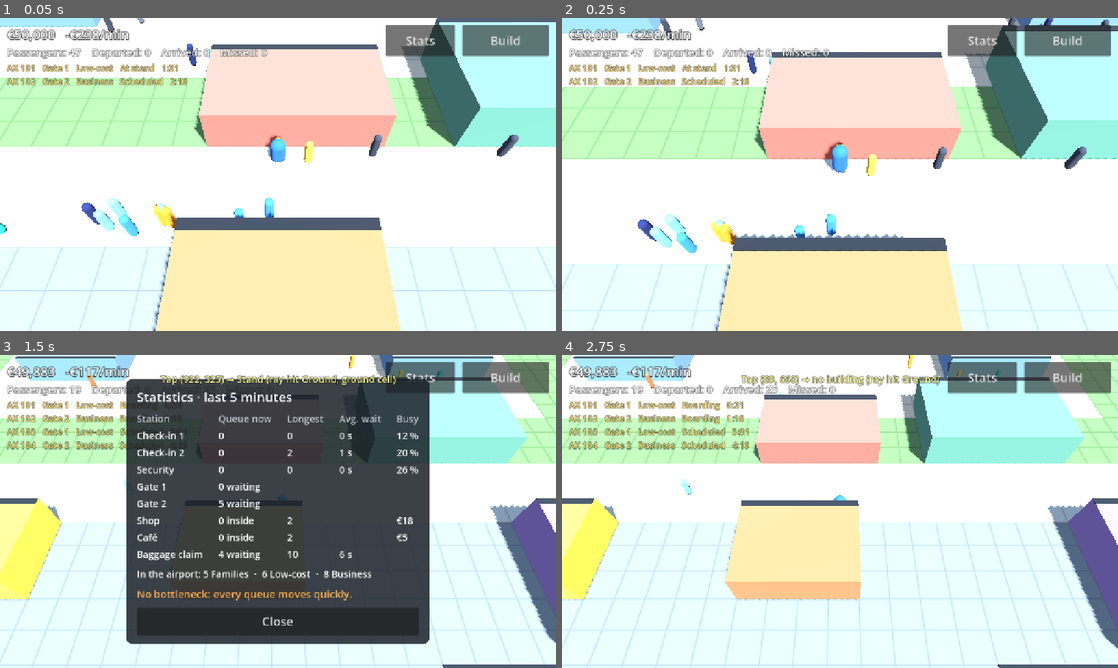
Above: before the commit, frames 1-4 (two rows, left to right).
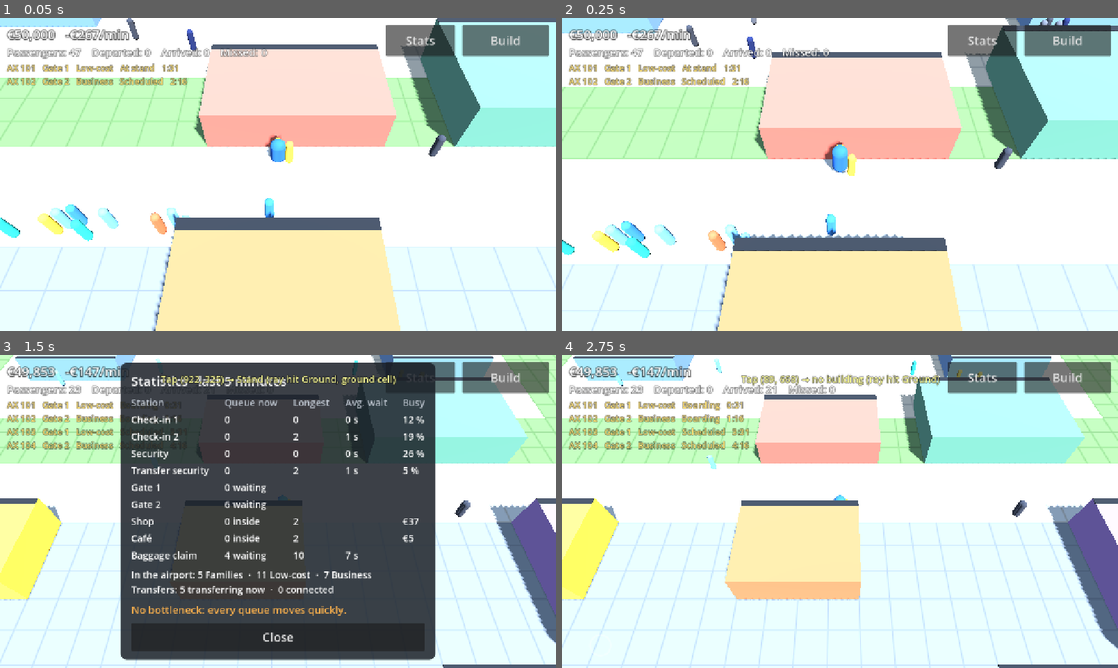
Above: after the commit, the same moments.

Repository: jakobmaier16-pixel/airport-idle
Game: Godot game, scene res://tests/screenshots.tscn
Same seed, same stepped clock (60 frames per second), same inputs: the game is played once before the commit and once after it. This scene is started directly instead of the project's main scene.
Inputs (mouse positions are in pixels of both pictures, inside the frame that each line leads up to):
- Up to frame 1 (0.05 s): no input
- Up to frame 2 (0.25 s): no input
- Up to frame 3 (1.5 s): move the mouse to (400, 495) at 0.52 s; hold D (move_right) 0.53-1.25 s; click (400, 495) at 0.67 s; drag from (166, 527) to (250, 574) at 1.27 s
- Up to frame 4 (2.75 s): click "Manager" at 2 s

The runs differ from the first frame. In frame 1, 2.5% of the frame differs, in the area x 0-94%, y 0-72%; in frame 2, 2.8%; in frame 3, 17%, in the area x 7-85%, y 0-98%; in frame 4, 0.5%.
Error in both runs: Invalid access to property or key 'footprint' on a base object of type 'Nil'. (res://scenes/build/build_mode.gd:290)

Commit message:
Transfer passengers and transfer security
- Some arriving passengers connect to another flight (Business 25 %,
  Holiday 10 %, Low-cost 5 %): they skip baggage claim, go through
  transfer security, may shop, and board a flight departing at least
  2.5 min later; not on board in time = missed connection
- Transfer security (airside, 4x3, 2 lanes, staffed, +1 lane upgrade)
- Connections are only sold while a staffed, connected transfer security
  exists; hiring/dismissing re-checks the route
- Stats: transferring now and connected; showcase: transfer security
  with a corridor loop beside gate 2
- Test runner: a test file that doesn't load is reported as FAIL instead
  of hanging the run; CLAUDE.md notes the lambda-capture pitfall
- 6 transfer tests (136 total)

Co-Authored-By: Claude Opus 5.5 <noreply@anthropic.com>

Diff:
--- a/data/buildings/catalog.tres
+++ b/data/buildings/catalog.tres
@@ -10,7 +10,8 @@
 [ext_resource type="Resource" path="res://data/buildings/shop.tres" id="7_shop"]
 [ext_resource type="Resource" path="res://data/buildings/cafe.tres" id="8_cafe"]
 [ext_resource type="Resource" path="res://data/buildings/baggage_claim.tres" id="9_baggage_claim"]
+[ext_resource type="Resource" path="res://data/buildings/transfer_security.tres" id="10_transfer_security"]
 
 [resource]
 script = ExtResource("1_catalog")
-types = Array[ExtResource("1_type")]([ExtResource("2_entrance"), ExtResource("3_check_in"), ExtResource("4_security"), ExtResource("5_gate"), ExtResource("6_aircraft_stand"), ExtResource("7_shop"), ExtResource("8_cafe"), ExtResource("9_baggage_claim")])
+types = Array[ExtResource("1_type")]([ExtResource("2_entrance"), ExtResource("3_check_in"), ExtResource("4_security"), ExtResource("5_gate"), ExtResource("6_aircraft_stand"), ExtResource("7_shop"), ExtResource("8_cafe"), ExtResource("9_baggage_claim"), ExtResource("10_transfer_security")])
--- /dev/null
+++ b/data/buildings/transfer_security.tres
@@ -0,0 +1,32 @@
+[gd_resource type="Resource" script_class="BuildingType" format=3]
+
+[ext_resource type="Script" path="res://scripts/resources/building_type.gd" id="1_type"]
+[ext_resource type="Script" path="res://scripts/resources/station_upgrade.gd" id="2_upgrade"]
+
+[sub_resource type="Resource" id="Upgrade_level_2"]
+script = ExtResource("2_upgrade")
+title = "+1 lane"
+cost = 3000.0
+extra_running_cost_per_minute = 2.0
+extra_slots = 1
+service_time_factor = 1.0
+build_seconds = 0.0
+
+[resource]
+script = ExtResource("1_type")
+id = &"transfer_security"
+display_name = "Transfer security"
+category = "Terminal"
+footprint = Vector2i(4, 3)
+zone_rule = 1
+is_solid = true
+front_access = 1
+back_access = 1
+role = 8
+build_cost = 4000.0
+running_cost_per_minute = 8.0
+service_slots = 2
+service_time = 6.0
+color = Color(0.78, 0.5, 0.55, 1)
+height = 2.5
+upgrades = Array[ExtResource("2_upgrade")]([SubResource("Upgrade_level_2")])
--- a/scenes/ui/hud.gd
+++ b/scenes/ui/hud.gd
@@ -273,7 +273,8 @@
 	var parts: PackedStringArray = []
 	for type_name in ["Families", "Low-cost", "Business"]:
 		parts.append("%d %s" % [counts.get(type_name, 0), type_name])
-	_types_label.text = "In the airport: " + "  ·  ".join(parts)
+	_types_label.text = "In the airport: " + "  ·  ".join(parts) \
+		+ "\nTransfers: %d transferring now  ·  %d connected" % [flow.transferring_count(), flow.transferred_count]
 	if bottleneck != null:
 		_bottleneck_label.text = "Bottleneck: %s · avg wait %d s" % [
 			flow.station_label(bottleneck.building), roundi(bottleneck.average_wait(flow.time))]
@@ -295,7 +296,7 @@
 	var lines: PackedStringArray = []
 	var role := building.type.role
 	var station := Airport.passenger_flow.station_for(building)
-	if role == BuildingType.Role.CHECK_IN or role == BuildingType.Role.SECURITY:
+	if role in [BuildingType.Role.CHECK_IN, BuildingType.Role.SECURITY, BuildingType.Role.TRANSFER_SECURITY]:
 		var unit := "counters" if role == BuildingType.Role.CHECK_IN else "lanes"
 		lines.append("%d %s · %.1f s per passenger" % [building.service_slots(), unit, building.service_time()])
 		if station != null:
--- a/scripts/autoload/airport.gd
+++ b/scripts/autoload/airport.gd
@@ -27,6 +27,7 @@
 const SALARIES: Dictionary = {
 	BuildingType.Role.CHECK_IN: 8.0,
 	BuildingType.Role.SECURITY: 10.0,
+	BuildingType.Role.TRANSFER_SECURITY: 10.0,
 }
 ## Fictional names for new employees.
 const FIRST_NAMES: Array[String] = [
@@ -160,6 +161,8 @@
 	employee.salary_per_minute = SALARIES[building.type.role]
 	staff.append(employee)
 	_update_running_cost()
+	# Staffing decides whether e.g. transfer security works (design doc §8.9).
+	passenger_flow.refresh_route()
 	staff_changed.emit(building)
 	return employee
 
@@ -171,6 +174,7 @@
 		return false
 	staff.erase(working[-1])
 	_update_running_cost()
+	passenger_flow.refresh_route()
 	staff_changed.emit(building)
 	return true
 
--- a/scripts/dev/showcase_airport.gd
+++ b/scripts/dev/showcase_airport.gd
@@ -34,6 +34,11 @@
 
 	# Arrivals: baggage claim on the border next to security, out into the landside hall (§8.8).
 	Airport.place_building(catalog.find(&"baggage_claim"), Vector2i(37, 27), 0)
+
+	# Transfers (§8.9): transfer security beside gate 2; a small corridor loop leads from its back
+	# exit (row 37) round to the gates' walkway again.
+	Airport.paint_walkway(_cells(Vector2i(47, 34), Vector2i(7, 4)), true)
+	Airport.place_building(catalog.find(&"transfer_security"), Vector2i(47, 34), 0)
 
 	# Airside shopping between the gates (design doc §8.6).
 	Airport.place_building(catalog.find(&"shop"), Vector2i(22, 34), 0)
--- a/scripts/resources/building_type.gd
+++ b/scripts/resources/building_type.gd
@@ -20,7 +20,7 @@
 }
 
 ## What the building does in the passenger flow (design doc §8.4).
-enum Role { NONE, ENTRANCE, CHECK_IN, SECURITY, GATE, AIRCRAFT_STAND, SHOP, BAGGAGE_CLAIM }
+enum Role { NONE, ENTRANCE, CHECK_IN, SECURITY, GATE, AIRCRAFT_STAND, SHOP, BAGGAGE_CLAIM, TRANSFER_SECURITY }
 
 ## Stable internal name, used for save games. Never change it once players have saves.
 @export var id: StringName
--- a/scripts/simulation/flight_schedule.gd
+++ b/scripts/simulation/flight_schedule.gd
@@ -34,6 +34,10 @@
 const FAMILY: PassengerType = preload("res://data/passengers/family.tres")
 const LOW_COST: PassengerType = preload("res://data/passengers/low_cost.tres")
 const BUSINESS: PassengerType = preload("res://data/passengers/business.tres")
+## Share of a route's arriving passengers who connect to another flight (design doc §8.9).
+const TRANSFER_SHARES: Dictionary = {"Holiday": 0.1, "Low-cost": 0.05, "Business": 0.25}
+## A connecting flight must depart at least this long after the transfer passenger deplanes.
+const MIN_CONNECTION: float = 150.0
 ## Route types and their passenger mix: [families, low-cost, business] shares.
 const ROUTES: Dictionary = {
 	"Holiday": [0.7, 0.2, 0.1],
--- a/scripts/simulation/passenger.gd
+++ b/scripts/simulation/passenger.gd
@@ -20,6 +20,8 @@
 var type: PassengerType = null
 ## Arriving passengers (design doc §8.8) came off `flight`'s inbound plane and are heading out.
 var is_arriving: bool = false
+## Transfer passengers (design doc §8.9) came off an inbound plane; `flight` is their connection.
+var is_transfer: bool = false
 ## Arriving: whether they wait for a checked bag, and when it comes off the belt.
 var has_bag: bool = false
 var bag_ready_at: float = 0.0
--- a/scripts/simulation/passenger_flow.gd
+++ b/scripts/simulation/passenger_flow.gd
@@ -39,6 +39,12 @@
 var missed_count: int = 0
 ## Arriving passengers who have left the airport (design doc §8.8).
 var arrived_count: int = 0
+## Transfer passengers who boarded their connecting flight (design doc §8.9).
+var transferred_count: int = 0
+## True while a working transfer security lets the airport sell connections.
+var transfers_possible: bool = false
+## Tests only: if 0 or more, replaces every route's transfer share.
+var transfer_share_override: float = -1.0
 ## What is missing for a complete route, or "" if passengers can flow.
 var route_problem: String = ""
 
@@ -82,7 +88,7 @@
 ## Every station in a stable order: check-ins, security, gates, each in the order they were built.
 func stations() -> Array[Station]:
 	var result: Array[Station] = []
-	for role in [Role.CHECK_IN, Role.SECURITY, Role.GATE, Role.SHOP, Role.BAGGAGE_CLAIM]:
+	for role in [Role.CHECK_IN, Role.SECURITY, Role.TRANSFER_SECURITY, Role.GATE, Role.SHOP, Role.BAGGAGE_CLAIM]:
 		for building in Airport.buildings:
 			if building.type.role == role and _stations.has(building):
 				result.append(_stations[building])
@@ -137,7 +143,7 @@
 func on_layout_changed() -> void:
 	_network.rebuild(Airport.grid)
 	for building in Airport.buildings:
-		if not _stations.has(building) and building.type.role in [Role.CHECK_IN, Role.SECURITY, Role.GATE, Role.SHOP, Role.BAGGAGE_CLAIM]:
+		if not _stations.has(building) and building.type.role in [Role.CHECK_IN, Role.SECURITY, Role.TRANSFER_SECURITY, Role.GATE, Role.SHOP, Role.BAGGAGE_CLAIM]:
 			_stations[building] = Station.new(building)
 	for station: Station in _stations.values():
 		# Baggage claim is used the other way round than security: in from airside (its back).
@@ -223,7 +229,18 @@
 		return 0
 	_remove(boarding)
 	flight.boarded += boarding.size()
+	transferred_count += boarding.filter(func(p: Passenger) -> bool: return p.is_transfer).size()
 	return boarding.size()
+
+
+## Re-checks the passenger route (and whether connections can be sold), e.g. after hiring.
+func refresh_route() -> void:
+	_update_route()
+
+
+## How many transfer passengers are in the airport right now.
+func transferring_count() -> int:
+	return passengers.filter(func(p: Passenger) -> bool: return p.is_transfer).size()
 
 
 ## An arriving passenger of `type` leaves `flight`'s parked plane through the gate (design doc §8.8).
@@ -244,9 +261,30 @@
 	passenger.position = _cell_point(gate.entry_cells[_rng.randi() % gate.entry_cells.size()], passenger)
 	passenger.previous_position = passenger.position
 	passenger.goal = Role.BAGGAGE_CLAIM
+	# Some connect to another flight (design doc §8.9), if the airport can handle transfers.
+	var connection := _connecting_flight(flight)
+	if connection != null:
+		passenger.is_arriving = false
+		passenger.is_transfer = true
+		passenger.flight = connection
+		passenger.goal = Role.TRANSFER_SECURITY
 	passengers.append(passenger)
 	_plan(passenger)
 	return true
+
+
+# A connecting flight for a passenger coming off `inbound`, or null if they end their journey here.
+func _connecting_flight(inbound: Flight) -> Flight:
+	if not transfers_possible:
+		return null
+	var share: float = FlightSchedule.TRANSFER_SHARES.get(inbound.route, 0.0)
+	if transfer_share_override >= 0.0:
+		share = transfer_share_override
+	if _rng.randf() >= share:
+		return null
+	var options := schedule.flights.filter(func(f: Flight) -> bool:
+		return f != inbound and f.is_active() and f.departure_time >= time + FlightSchedule.MIN_CONNECTION)
+	return options[_rng.randi() % options.size()] if not options.is_empty() else null
 
 
 ## A building was demolished (design doc §7.6): its passengers look for another station of the
@@ -467,10 +505,10 @@
 			passenger.goal = Role.SECURITY
 			_maybe_shop(passenger, Role.SECURITY, SECURITY_ALLOWANCE, _shop_chance(passenger) * LANDSIDE_CAFE_FACTOR)
 			_plan(passenger)
-		Role.SECURITY:
+		Role.SECURITY, Role.TRANSFER_SECURITY:
 			passenger.goal = Role.GATE
 			_maybe_shop(passenger, Role.GATE, 0.0, _shop_chance(passenger))
-			# Through the security lane to the airside: appear behind the building.
+			# Through the security lane: appear behind the building.
 			var exit: Vector2i = _closest_cell_in_area(station.exit_cells, Airport.grid.world_to_cell(passenger.position), -1)
 			passenger.position = _cell_point(exit, passenger)
 			passenger.previous_position = passenger.position
@@ -621,7 +659,7 @@
 	match station.role():
 		Role.CHECK_IN:
 			return passenger.type.check_in_time_factor
-		Role.SECURITY:
+		Role.SECURITY, Role.TRANSFER_SECURITY:
 			return passenger.type.security_time_factor
 	return 1.0
 
@@ -672,6 +710,7 @@
 # Checks, step by step like a passenger, whether Entrance -> Check-in -> Security -> Gate works.
 func _update_route() -> void:
 	_route_entrances.clear()
+	transfers_possible = false
 	var entrance_areas: Dictionary[int, bool] = {}
 	var has_entrance := false
 	for building in Airport.buildings:
@@ -730,6 +769,14 @@
 		route_problem = "connect a baggage claim: back to the gates' walkway, front to the entrance's walkway."
 		return
 
+	# Connections are sold only with a working transfer security: in from the gates' walkway,
+	# out to it again, and someone to run it (design doc §8.9).
+	transfers_possible = _stations.values().any(func(s: Station) -> bool:
+		return s.role() == Role.TRANSFER_SECURITY \
+			and not Airport.staff_at(s.building).is_empty() \
+			and s.entry_cells.any(func(c: Vector2i) -> bool: return gate_areas.has(_network.area_of(c))) \
+			and s.exit_cells.any(func(c: Vector2i) -> bool: return gate_areas.has(_network.area_of(c))))
+
 	route_problem = ""
 	for building in Airport.buildings:
 		if building.type.role == Role.ENTRANCE:
--- a/tests/cases/test_04_placement.gd
+++ b/tests/cases/test_04_placement.gd
@@ -10,7 +10,7 @@
 		return row.get_children().filter(func(b: Node) -> bool: return not b.is_queued_for_deletion()).map(func(b: Node) -> String: return (b as Button).text)
 	check_eq(texts.call(), ["Terminal ›", "Airside ›", "Shops ›"], "categories")
 	await press(_menu_button(row, "Terminal ›"))
-	check_eq(texts.call(), ["‹", "Entrance", "Check-in", "Security", "Gate", "Baggage claim"], "terminal buildings")
+	check_eq(texts.call(), ["‹", "Entrance", "Check-in", "Security", "Gate", "Baggage claim", "Transfer security"], "terminal buildings")
 	await press(_menu_button(row, "‹"))
 	await press(_menu_button(row, "Shops ›"))
 	check_eq(texts.call(), ["‹", "Shop", "Café"], "shops")
--- a/tests/cases/test_14_statistics.gd
+++ b/tests/cases/test_14_statistics.gd
@@ -45,7 +45,7 @@
 	ShowcaseAirport.build(0.0)
 	var flow := Airport.passenger_flow
 	var labels := flow.stations().map(func(s: Station) -> String: return flow.station_label(s.building))
-	check_eq(labels, ["Check-in 1", "Check-in 2", "Security", "Gate 1", "Gate 2", "Shop", "Café", "Baggage claim"], "stations in order with numbers")
+	check_eq(labels, ["Check-in 1", "Check-in 2", "Security", "Transfer security", "Gate 1", "Gate 2", "Shop", "Café", "Baggage claim"], "stations in order with numbers")
 
 
 func test_stats_panel_opens_and_shows_rows() -> void:
@@ -56,7 +56,7 @@
 	await frames(2)
 	check(hud().is_stats_open(), "Stats opens the panel")
 	var table := ui("StatsPanel/Content/Table") as GridContainer
-	check_eq(table.get_child_count(), 9 * 5, "header + 8 stations, 5 columns")
+	check_eq(table.get_child_count(), 10 * 5, "header + 9 stations, 5 columns")
 	var bottleneck := (ui("StatsPanel/Content/BottleneckLabel") as Label).text
 	check(bottleneck.begins_with("Bottleneck:") or bottleneck.begins_with("No bottleneck"), "bottleneck line: '%s'" % bottleneck)
 	await press(ui("StatsPanel/Content/CloseButton"))
--- /dev/null
+++ b/tests/cases/test_20_transfers.gd
@@ -0,0 +1,96 @@
+extends TestCase
+## Transfer passengers and transfer security (design doc §8.9).
+
+
+func _transfer_security() -> Building:
+	for building in Airport.buildings:
+		if building.type.role == BuildingType.Role.TRANSFER_SECURITY:
+			return building
+	return null
+
+
+func test_no_transfer_security_no_transfers() -> void:
+	ShowcaseAirport.build(0.0)
+	Airport.demolish(_transfer_security())
+	check(not Airport.passenger_flow.transfers_possible, "no connections without transfer security")
+	Airport.passenger_flow.transfer_share_override = 0.6  # would be many, if it were possible
+	sim_seconds(400)
+	check_eq(Airport.passenger_flow.transferred_count, 0, "nobody transferred")
+	check(Airport.passenger_flow.passengers.all(func(p: Passenger) -> bool: return not p.is_transfer), "nobody is transferring")
+
+
+func test_transfers_connect() -> void:
+	ShowcaseAirport.build(0.0)
+	check(Airport.passenger_flow.transfers_possible, "showcase sells connections")
+	var flow := Airport.passenger_flow
+	flow.transfer_share_override = 0.6  # more transfers: independent of luck
+	var landside := 0
+	var at_claim := 0
+	var screened := 0
+	var too_short := 0
+	var seen: Dictionary[Passenger, bool] = {}
+	for i in 6000:  # 10 minutes
+		Airport.step(Airport.SIM_STEP)
+		for passenger in flow.passengers:
+			if not passenger.is_transfer:
+				continue
+			if not seen.has(passenger):
+				seen[passenger] = true
+				if passenger.flight.departure_time < flow.time + FlightSchedule.MIN_CONNECTION - 1.0:
+					too_short += 1
+			var cell := Airport.grid.world_to_cell(passenger.position)
+			if passenger.state == Passenger.State.WALKING and Airport.grid.get_zone(cell) != AirportGrid.Zone.AIRSIDE:
+				landside += 1
+			if passenger.state == Passenger.State.AT_BELT:
+				at_claim += 1
+			if passenger.state == Passenger.State.IN_SERVICE and passenger.target == _transfer_security():
+				screened += 1
+	check(seen.size() > 5, "transfer passengers came off the planes: %d" % seen.size())
+	check(flow.transferred_count > 3, "transfers boarded their connecting flight: %d" % flow.transferred_count)
+	check(screened > 0, "they were screened at transfer security")
+	check_eq(landside, 0, "transfers never go landside")
+	check_eq(at_claim, 0, "transfers skip baggage claim")
+	check_eq(too_short, 0, "connections leave at least 2½ minutes later")
+
+
+func test_unstaffed_transfer_security_sells_no_connections() -> void:
+	ShowcaseAirport.build(0.0)
+	var transfer_security := _transfer_security()
+	while Airport.dismiss(transfer_security):
+		pass
+	check(not Airport.passenger_flow.transfers_possible, "no staff, no connections")
+	Airport.hire(transfer_security)
+	check(Airport.passenger_flow.transfers_possible, "hiring someone opens it again")
+
+
+func test_missed_connections_count() -> void:
+	ShowcaseAirport.build(0.0)
+	var transfer_security := _transfer_security()
+	var normal_time := transfer_security.type.service_time
+	transfer_security.type.service_time = 400.0  # practically closed after the first passengers
+	Airport.passenger_flow.transfer_share_override = 0.6
+	sim_seconds(600)
+	transfer_security.type.service_time = normal_time
+	check(Airport.passenger_flow.missed_count > 0, "stuck transfers miss their connection")
+
+
+func test_transfer_security_rules() -> void:
+	var type := type_of(&"transfer_security")
+	check_eq(Airport.check_placement(type, Vector2i(10, 10), 0), "Must be built on airside", "airside only")
+	Airport.paint_zone(cells(Vector2i(0, 32), Vector2i(64, 32)), AirportGrid.Zone.AIRSIDE)
+	check_eq(Airport.connection_problem(type, Vector2i(10, 40), 0), "Needs a walkway in front", "needs walkway in front")
+	Airport.paint_walkway(cells(Vector2i(10, 39), Vector2i(4, 1)), true)
+	check_eq(Airport.connection_problem(type, Vector2i(10, 40), 0), "Needs a walkway behind", "and behind")
+	var building := Airport.place_building(type, Vector2i(10, 40), 0)
+	check(Airport.needs_staff(building), "staffed like security")
+	check_eq(Airport.hire(building).salary_per_minute, 10.0, "security officer salary")
+
+
+func test_stats_show_transfers() -> void:
+	ShowcaseAirport.build(0.0)
+	sim_seconds(100)
+	await start_game()
+	hud().show_stats()
+	await frames(2)
+	var text := (ui("StatsPanel/Content/TypesLabel") as Label).text
+	check(text.contains("Transfers:") and text.contains("connected"), "stats line: '%s'" % text)
--- a/tests/test_case.gd
+++ b/tests/test_case.gd
@@ -9,7 +9,7 @@
 ## Set by the runner before each test.
 var current_test: String = ""
 ## Number of buildings in the showcase airport (scripts/dev/showcase_airport.gd).
-const SHOWCASE_BUILDINGS: int = 11
+const SHOWCASE_BUILDINGS: int = 12
 
 ## The running game (main scene), created by start_game().
 var main: Node = null
--- a/tests/test_runner.gd
+++ b/tests/test_runner.gd
@@ -20,7 +20,14 @@
 	var files := Array(DirAccess.get_files_at(CASES_DIR)).filter(func(f: String) -> bool: return f.ends_with(".gd"))
 	files.sort()
 	for file: String in files:
-		var test_case: TestCase = load(CASES_DIR + file).new()
+		# A test file that doesn't even load is a failure, not a reason to stop the whole run.
+		var script := load(CASES_DIR + file) as GDScript
+		if script == null or not script.can_instantiate():
+			failed += 1
+			print("FAIL %s" % file.get_basename())
+			print("  - %s: the test file does not load (see the script errors above)" % file)
+			continue
+		var test_case: TestCase = script.new()
 		add_child(test_case)
 		for method in test_case.get_script().get_script_method_list():
 			var test_name: String = method["name"]
Not shown, added: tests/cases/test_20_transfers.gd.uid
Not shown, changed: CLAUDE.md
